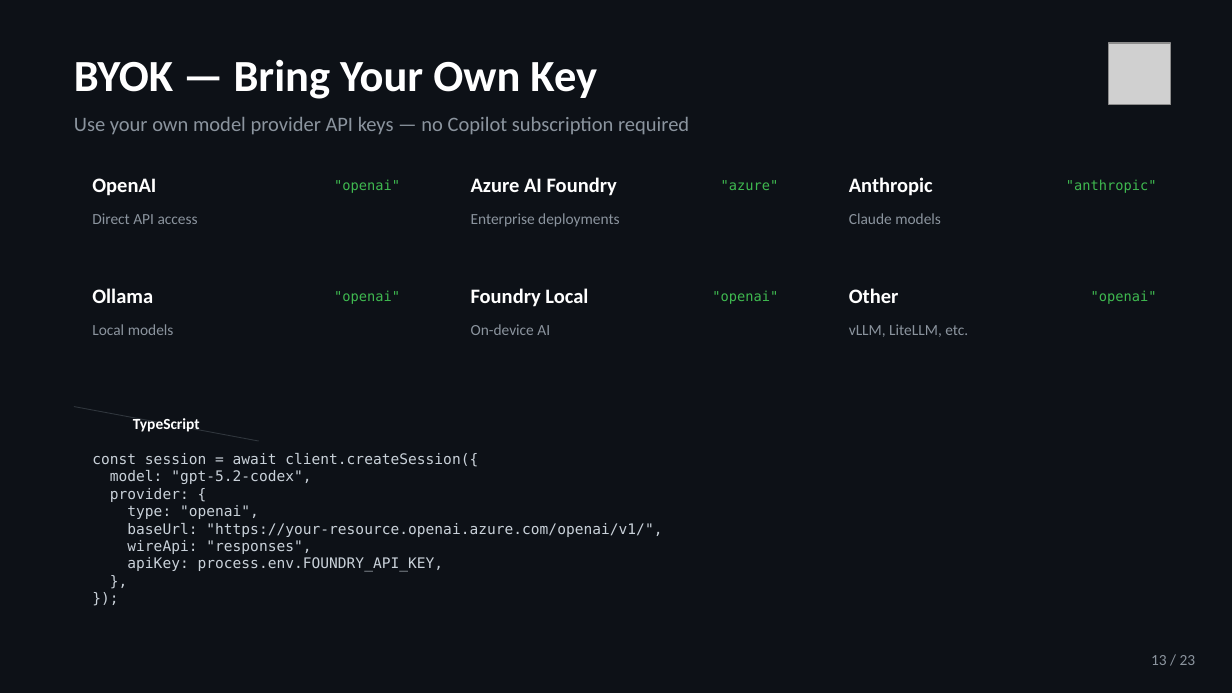
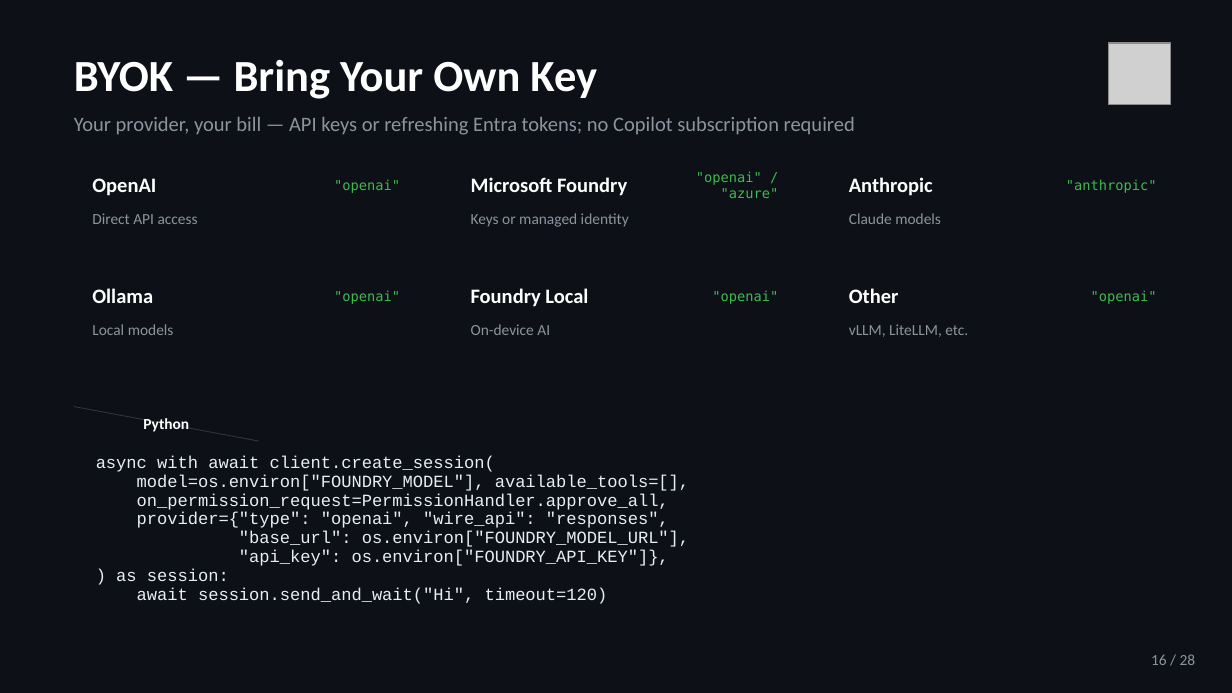
Before and after one commit to jeffrey-groneberg/ghcp_sdk, a slide deck: slide 16 of GitHub-Copilot-SDK.pptx. Drawn at 1232x693 pixels with LibreOffice and Linux fonts; fonts in the diff are those of the drawing; grey boxes stand for pictures. Boxes give left, top, right and bottom in pixels: in the first picture for what was removed or moved away, otherwise in the second. Text is boxed around its words. In the diff, an @@ line names an element or a change of style, - is before the commit and + after.

```diff
--- a/GitHub-Copilot-SDK.pptx
+++ b/GitHub-Copilot-SDK.pptx
@@ text at (x1=74, y1=117, x2=855, y2=135): text changed @@
-Use your own model provider API keys — no Copilot subscription required
+Your provider, your bill — API keys or refreshing Entra tokens; no Copilot subscription required
@@ text at (x1=471, y1=177, x2=627, y2=196): text changed @@
-Azure AI Foundry
+Microsoft Foundry
@@ text at (x1=696, y1=171, x2=779, y2=198): text changed @@
-"azure"
+"openai" / "azure"
@@ text at (x1=471, y1=213, x2=629, y2=227): text changed @@
-Enterprise deployments
+Keys or managed identity
@@ text at (x1=143, y1=418, x2=189, y2=432): text changed @@
-TypeScript
+Python
@@ text at (x1=96, y1=455, x2=689, y2=604): text changed; size 8.5 to 10 pt; font DejaVu Sans Mono to Courier New; text colour #C9D1D9 to #E6EDF3 @@
-const session = await client.createSession({
-model: "gpt-5.2-codex",
-provider: {
-type: "openai",
-baseUrl: "https://your-resource.openai.azure.com/openai/v1/",
-wireApi: "responses",
-apiKey: process.env.FOUNDRY_API_KEY,
-},
-});
+async with await client.create_session(
+model=os.environ["FOUNDRY_MODEL"], available_tools=[],
+on_permission_request=PermissionHandler.approve_all,
+provider={"type": "openai", "wire_api": "responses",
+"base_url": os.environ["FOUNDRY_MODEL_URL"],
+"api_key": os.environ["FOUNDRY_API_KEY"]},
+) as session:
+await session.send_and_wait("Hi", timeout=120)
@@ text at (x1=1151, y1=654, x2=1196, y2=665): text changed @@
-13 / 23
+16 / 28
```
Also in this commit, not shown: 27 other slides changed, 23 other files.
